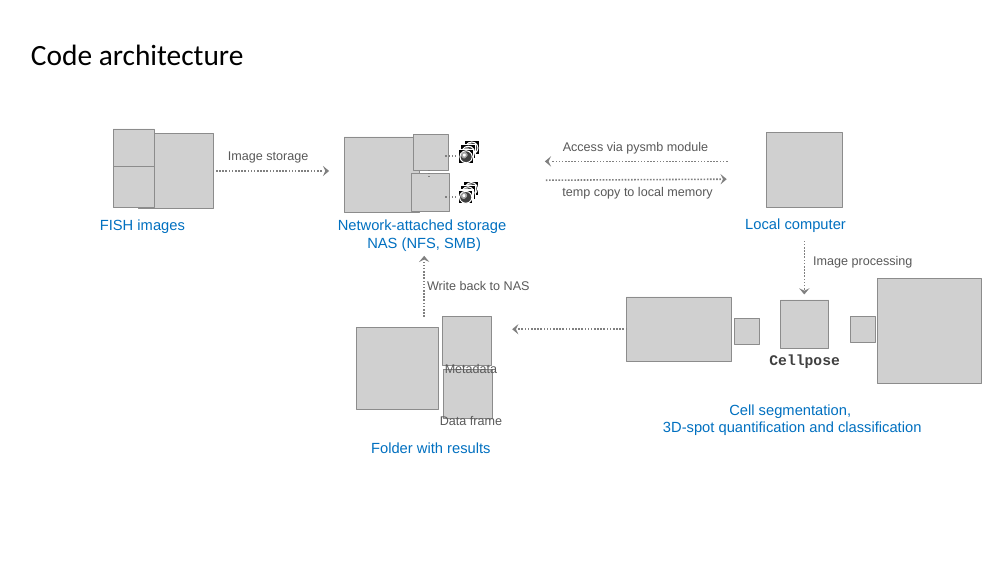
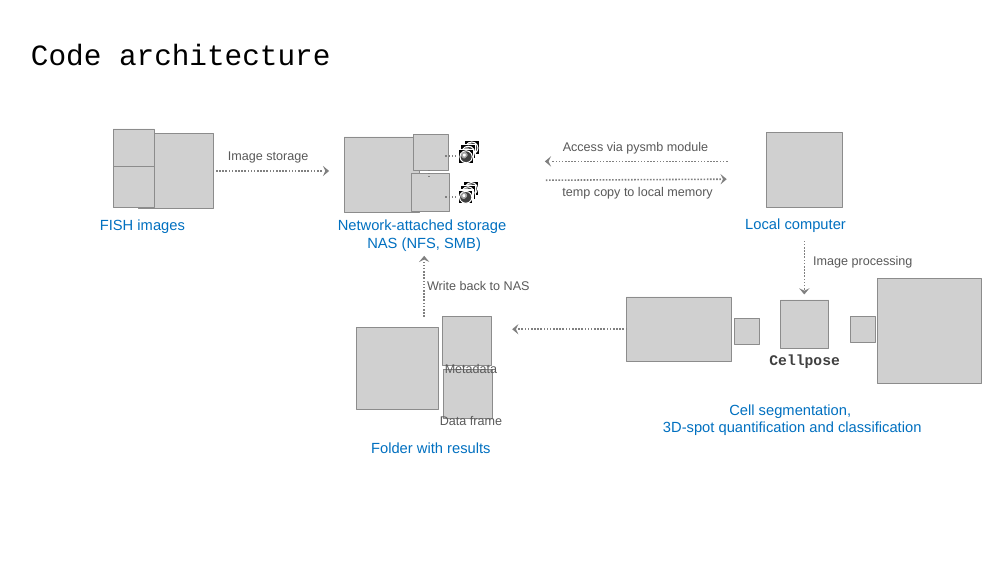
Before and after one commit to MunskyGroup/FISH_Processing, a slide deck: slide 3 of docs/module_presentation.pptx. Drawn at 1008x567 pixels with LibreOffice and Linux fonts; fonts in the diff are those of the drawing; grey boxes stand for pictures; background and template pictures are left out. Boxes give left, top, right and bottom in pixels: in the first picture for what was removed or moved away, otherwise in the second. Text is boxed around its words. In the diff, an @@ line names an element or a change of style, - is before the commit and + after.

```diff
--- a/docs/module_presentation.pptx
+++ b/docs/module_presentation.pptx
@@ text "Code architecture" at [31,44,330,66]: font Calibri to Courier New @@
```
Also in this commit, not shown: 6 other slides changed, 2 other files.
